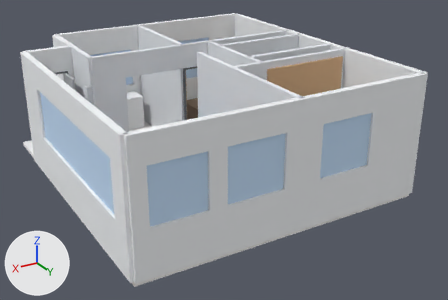
The OBJ model Departamento_01-01.obj as it was, and as the next commit left it.
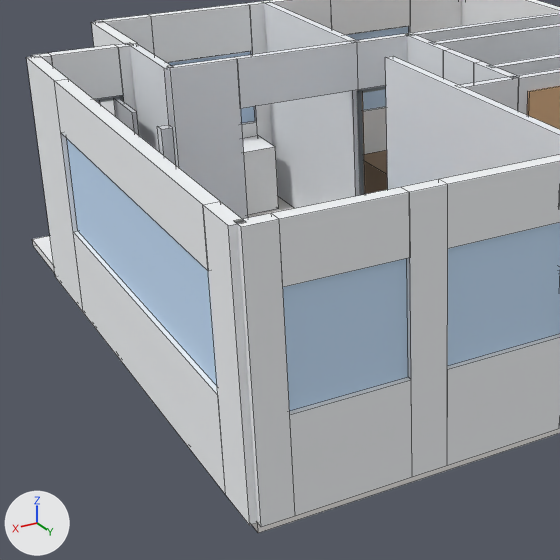
There are two pictures of each version: one whole from a camera (50 mm lens) standing at (9.42, 8.07, 6.01) and looking at (2.84, -2.9, 0.52), one close up on the part from 2% to 63% of the width and 8% to 100% of the height. The axes (+X, +Y, +Z) are drawn at lower left. The lights are the same throughout. The older version's two pictures come first. The close-ups show mesh edges as thin lines. Where no turn or scale is listed for an object, it has been applied to the vertices. Vertices at exactly the same position are counted once.

The first close-up shows '00_Piso_Ceramico_33x33', '01B_Ventanas_Aluminio', '01_Muros_Exteriores', '02B_Marcos_Puertas_Chapa', '02E_Placards_Corredizos_Madera', '02_Tabiques_Interiores', '04B_Sanitarios_Y_Termo', '05C_Muebles_Madera_Nogal' and 4 more.
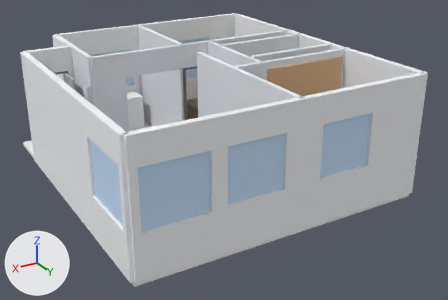
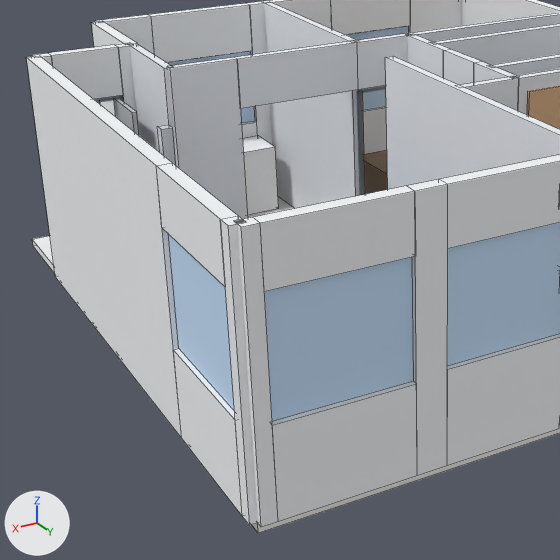
Commit message: fix(living): corregir ventanales de living segun fotos reales (esquina L y muro solido en rack tv)

Changed parts and their boxes (x1, y1, x2, y2) in the close-ups (560 x 560 px; the box of a moved part takes in the faces that stretch with it):
'01B_Ventanas_Aluminio', reshaped: before (66, 27, 560, 411); after (168, 27, 560, 422)
part 1 of me_01_muros_exteriores, moved or reshaped: (51, 76, 421, 523) in both
part 2 of me_01b_ventanas_aluminio, moved or reshaped: before (283, 258, 408, 411); after (264, 257, 414, 422)
part 3 of me_01b_ventanas_aluminio, moved or reshaped: before (66, 138, 217, 386); after (168, 234, 235, 411)

The change, as a diff of the scene's bpy script:
```diff
--- a/Departamento_01-01.obj.py
+++ b/Departamento_01-01.obj.py
@@ me_01_muros_exteriores @@
 me_01_muros_exteriores.from_pydata(...)  # 172 vertices, 174 faces; spans x -0.07..6.37, y -7.07..0.07, z 0.0..2.6
-me_01_muros_exteriores.vertices[41].co = (6.0, 0.07, 0.95)  # pixel (289, 414)
-me_01_muros_exteriores.vertices[42].co = (4.9, 0.07, 0.95)  # pixel (411, 379)
-me_01_muros_exteriores.vertices[44].co = (6.0, -0.07, 0.95)
-me_01_muros_exteriores.vertices[45].co = (4.9, -0.07, 0.95)
-me_01_muros_exteriores.vertices[64].co = (6.37, -0.5, 0.95)  # pixel (218, 395)
-me_01_muros_exteriores.vertices[65].co = (6.23, -0.5, 0.95)
-me_01_muros_exteriores.vertices[68].co = (6.37, -4.6, 0.95)  # pixel (73, 231)
-me_01_muros_exteriores.vertices[69].co = (6.23, -4.6, 0.95)
+# me_01_muros_exteriores part 1
+for i in [*range(36, 40), 46, 49]: me_01_muros_exteriores.vertices[i].co += Vector((-0.05, 0.0, 0.0))
+for i in [*range(60, 64), 70, 71]: me_01_muros_exteriores.vertices[i].co += Vector((0.0, 0.35, 0.0))
+for i in [66, 67, *range(72, 76)]: me_01_muros_exteriores.vertices[i].co += Vector((0.0, 3.05, 0.0))
+for i in [40, 43, 47, 48, 50, 51]: me_01_muros_exteriores.vertices[i].co += Vector((0.15, 0.0, 0.0))
+me_01_muros_exteriores.vertices[41].co = (6.15, 0.07, 0.9)  # pixel (272, 425)
+me_01_muros_exteriores.vertices[42].co = (4.85, 0.07, 0.9)  # pixel (416, 383)
+me_01_muros_exteriores.vertices[44].co = (6.15, -0.07, 0.9)
+me_01_muros_exteriores.vertices[45].co = (4.85, -0.07, 0.9)
+me_01_muros_exteriores.vertices[64].co = (6.37, -0.15, 0.9)  # pixel (235, 420)
+me_01_muros_exteriores.vertices[65].co = (6.23, -0.15, 0.9)
+me_01_muros_exteriores.vertices[68].co = (6.37, -1.55, 0.9)  # pixel (173, 349)
+me_01_muros_exteriores.vertices[69].co = (6.23, -1.55, 0.9)
 me_01_muros_exteriores.materials.append(mat_wall_exterior)
@@ me_01b_ventanas_aluminio @@
-me_01b_ventanas_aluminio.from_pydata(...)  # 56 vertices, 42 faces; spans x -0.02..6.32, y -7.02..0.02, z 0.95..2.05
+me_01b_ventanas_aluminio.from_pydata(...)  # 56 vertices, 42 faces; spans x -0.02..6.32, y -7.02..0.02, z 0.9..2.05
+# me_01b_ventanas_aluminio part 2: the loose piece of 8 vertices spanning x 4.9..6.0, y -0.02..0.02, z 0.95..2.05 is scaled about its middle by (1.18, 1, 1.05), then moved by (0.05, 0.0, -0.03)
+# me_01b_ventanas_aluminio part 3: the loose piece of 8 vertices spanning x 6.28..6.32, y -4.6..-0.5, z 0.95..2.05 is scaled about its middle by (1, 0.341, 1.05), then moved by (0.0, 1.7, -0.03)
 me_01b_ventanas_aluminio.materials.append(mat_window_glass)
```
